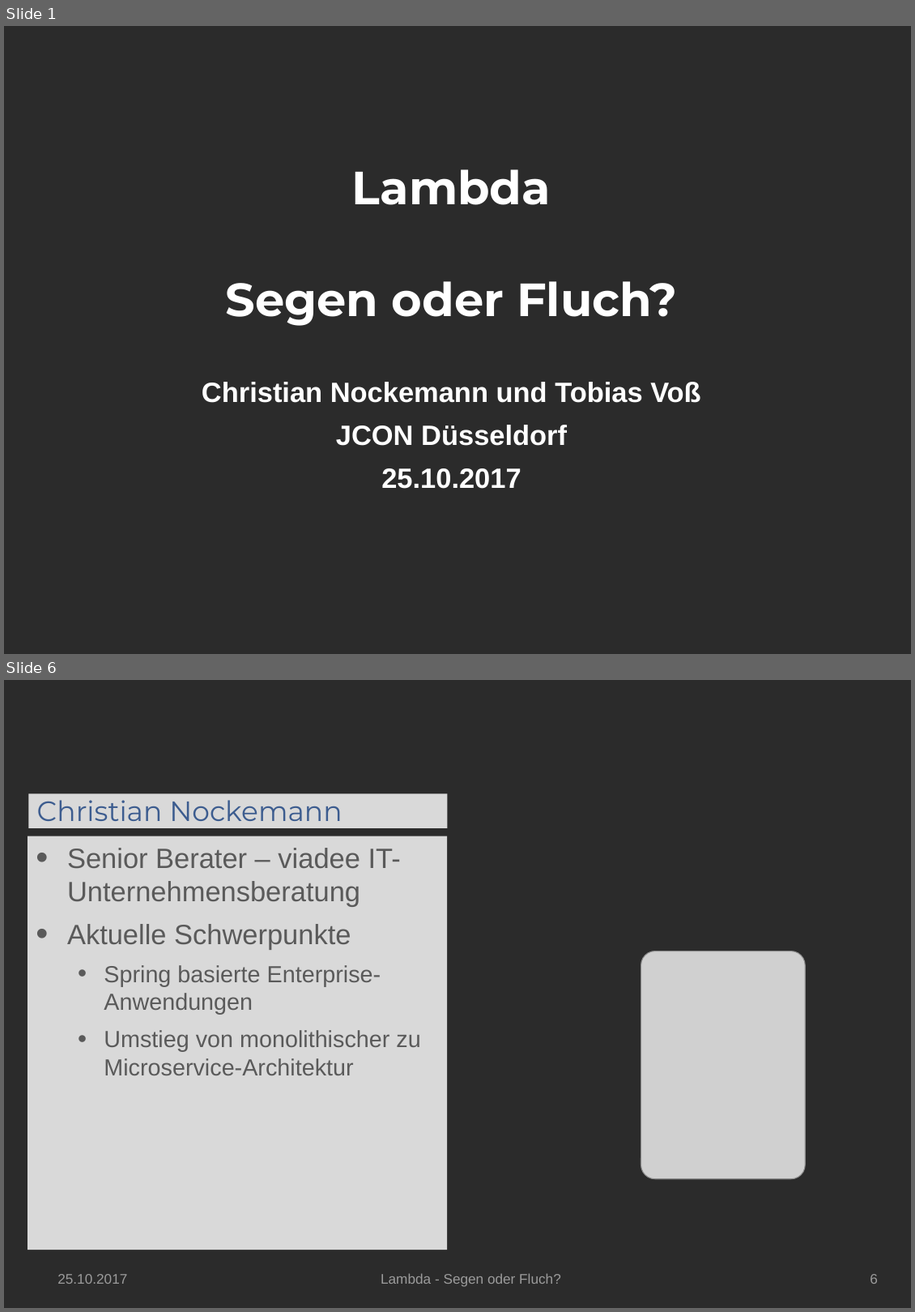
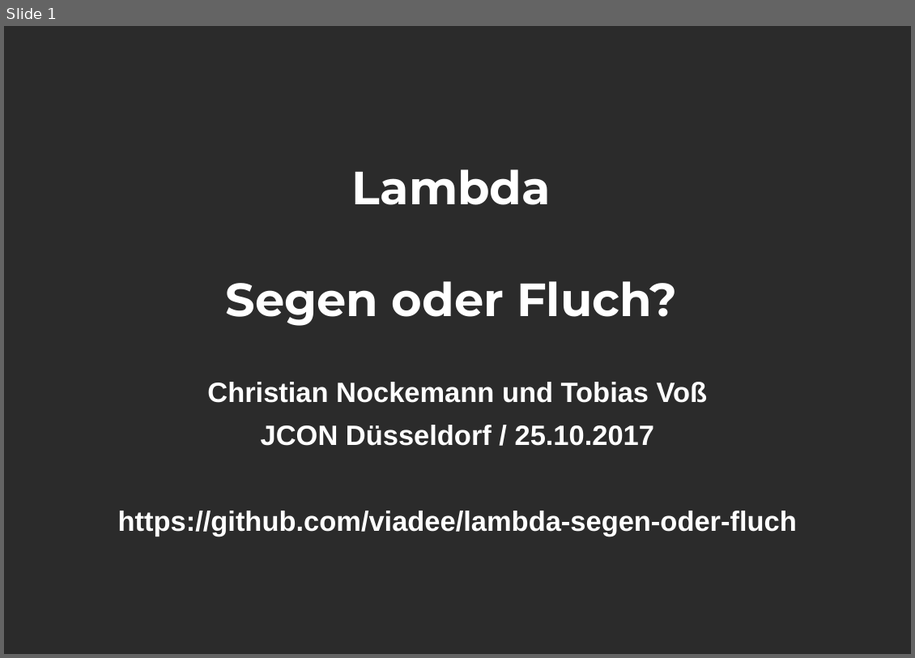
Before and after one commit to cnockemann/lambda-segen-oder-fluch, a slide deck: doc/Lambda-Segen-oder-Fluch.pptx. Shown one above the other, each under a label of ours: slides 1 and 6 before the commit, slide 1 after it; the slides between them are not shown. The pictures are 915x1312 and 915x658 pixels, drawn with LibreOffice and Linux fonts; fonts in the diff are those of the drawing; grey boxes stand for pictures; background and template pictures are left out; a plain dark background stands for a picture behind light text. Boxes give left, top, right and bottom in pixels: in the first picture for what was removed or moved away, otherwise in the second. Text is boxed around its words. In the diff, an @@ line names an element or a change of style, - is before the commit and + after.

```diff
--- a/doc/Lambda-Segen-oder-Fluch.pptx
+++ b/doc/Lambda-Segen-oder-Fluch.pptx
@@ slide 6 removed at box(4, 680, 911, 1308), background picture (left out) @@
@@ title removed at box(28, 794, 447, 828) @@
-Christian Nockemann
@@ text removed at box(27, 836, 447, 1249) @@
-• Senior Berater – viadee IT-Unternehmensberatung
-• Aktuelle Schwerpunkte
-  • Spring basierte Enterprise-Anwendungen
-  • Umstieg von monolithischer zu Microservice-Architektur
@@ picture removed at box(641, 951, 806, 1179) @@
@@ text removed at box(57, 1274, 127, 1283) @@
-25.10.2017
@@ text removed at box(381, 1273, 561, 1287) @@
-Lambda - Segen oder Fluch?
@@ page number removed at box(870, 1274, 878, 1283) @@
-6
@@ slide 1 changed as well @@
@@ text "Christian Nockemann und Tobias Voß": place and size @@
-text "Christian Nockemann und Tobias Voß" at box(202, 382, 701, 489)
+text "Christian Nockemann und Tobias Voß" at box(118, 382, 797, 535)
@@ text at box(118, 425, 797, 535): text changed @@
-JCON Düsseldorf
-25.10.2017
+JCON Düsseldorf / 25.10.2017
+https://github.com/viadee/lambda-segen-oder-fluch
```
Also in this commit, not shown: 3 other slides changed, 2 other slides removed.
